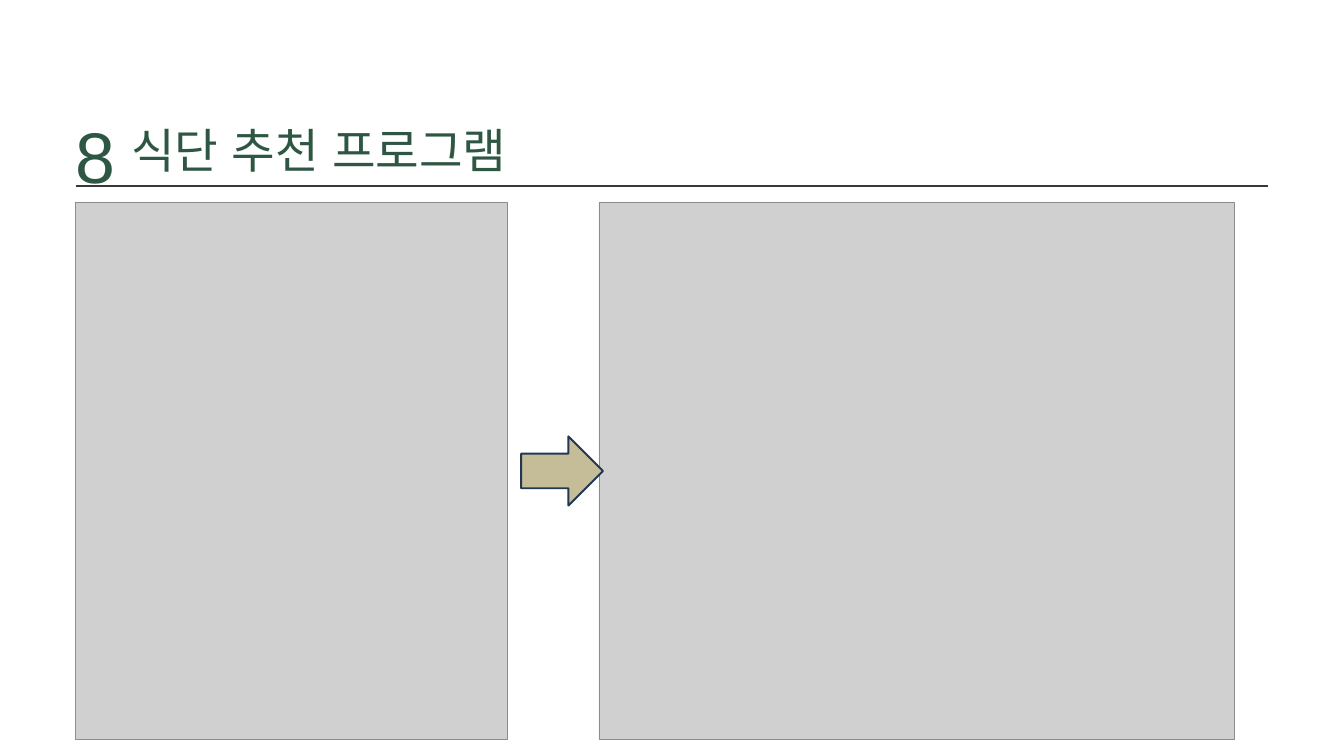
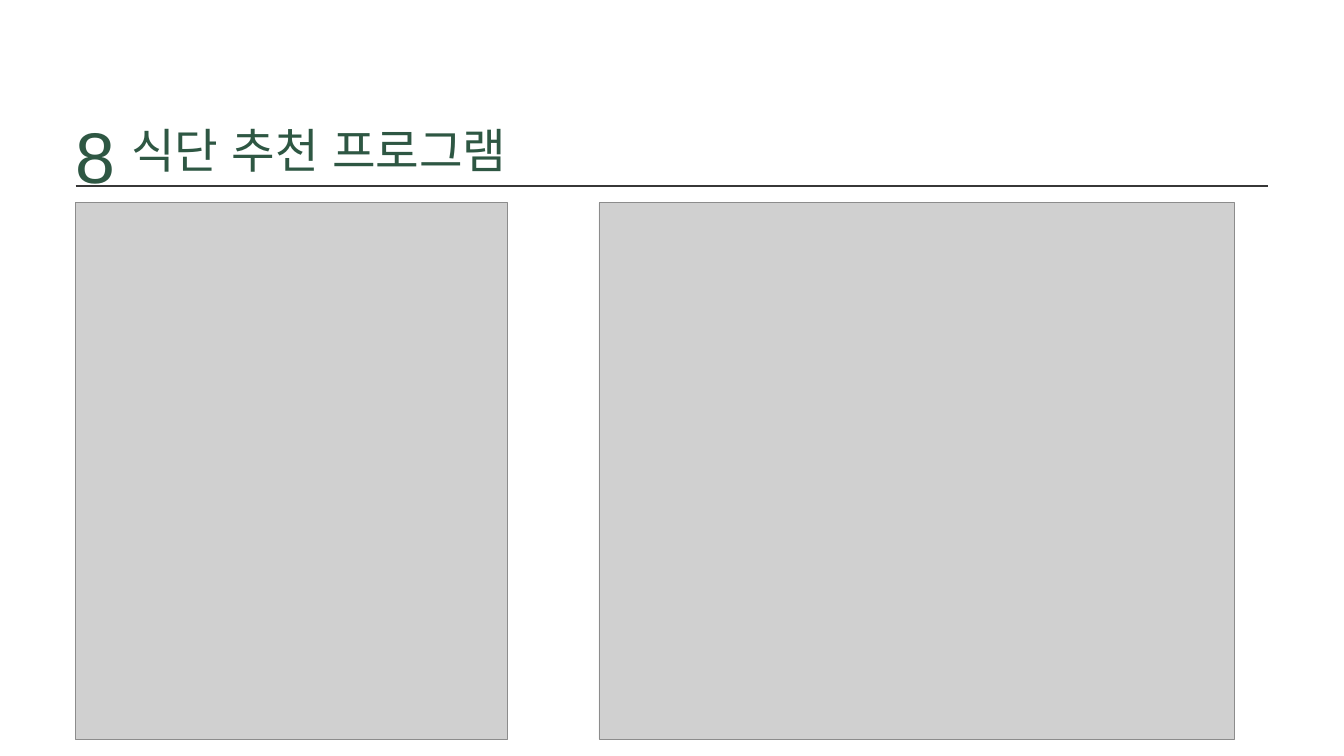
Before and after one commit to ssoom98/personal_project, a slide deck: slide 22 of ppt/몸무게 변화 예측과 식단 추천.pptx. Drawn at 1344x756 pixels with LibreOffice and Linux fonts; fonts in the diff are those of the drawing; grey boxes stand for pictures; background and template pictures are left out. Boxes give left, top, right and bottom in pixels: in the first picture for what was removed or moved away, otherwise in the second. Text is boxed around its words. In the diff, an @@ line names an element or a change of style, - is before the commit and + after.

```diff
--- a/ppt/몸무게 변화 예측과 식단 추천.pptx
+++ b/ppt/몸무게 변화 예측과 식단 추천.pptx
@@ right arrow removed at bbox=[521, 436, 603, 505] @@
```
Also in this commit, not shown: 8 other slides changed, 1 slide added, 4 other files.
